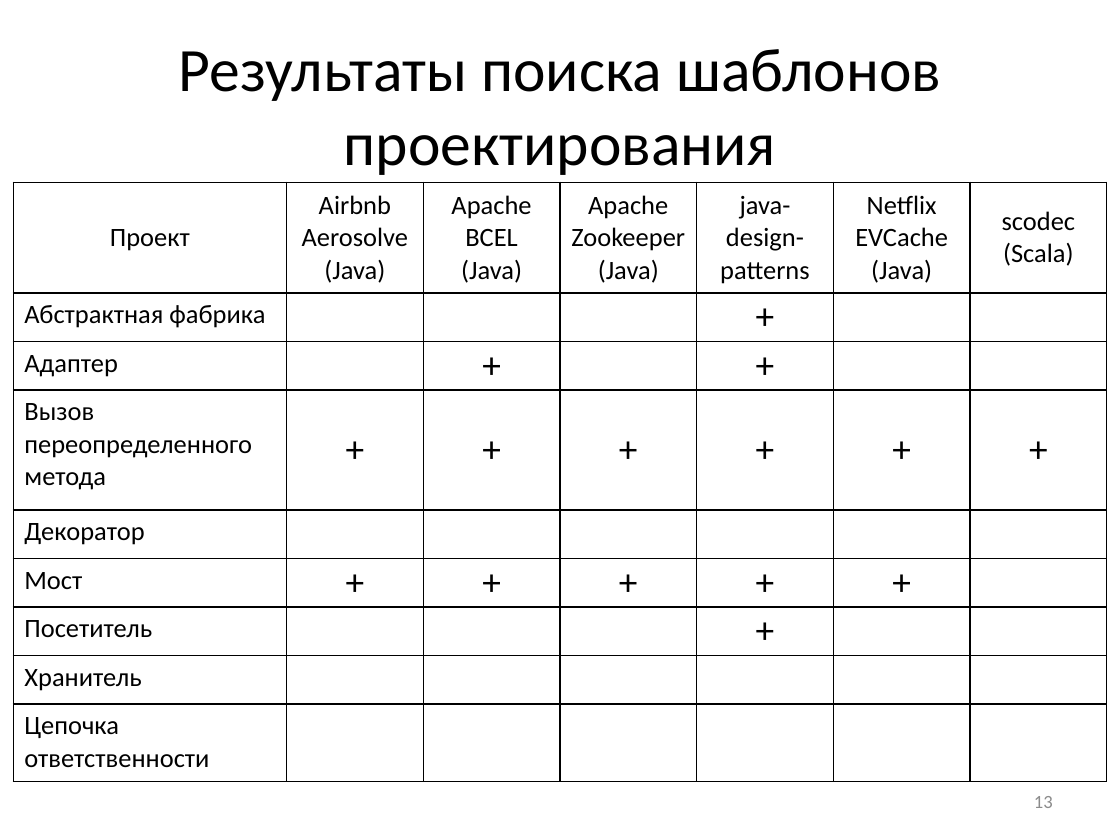
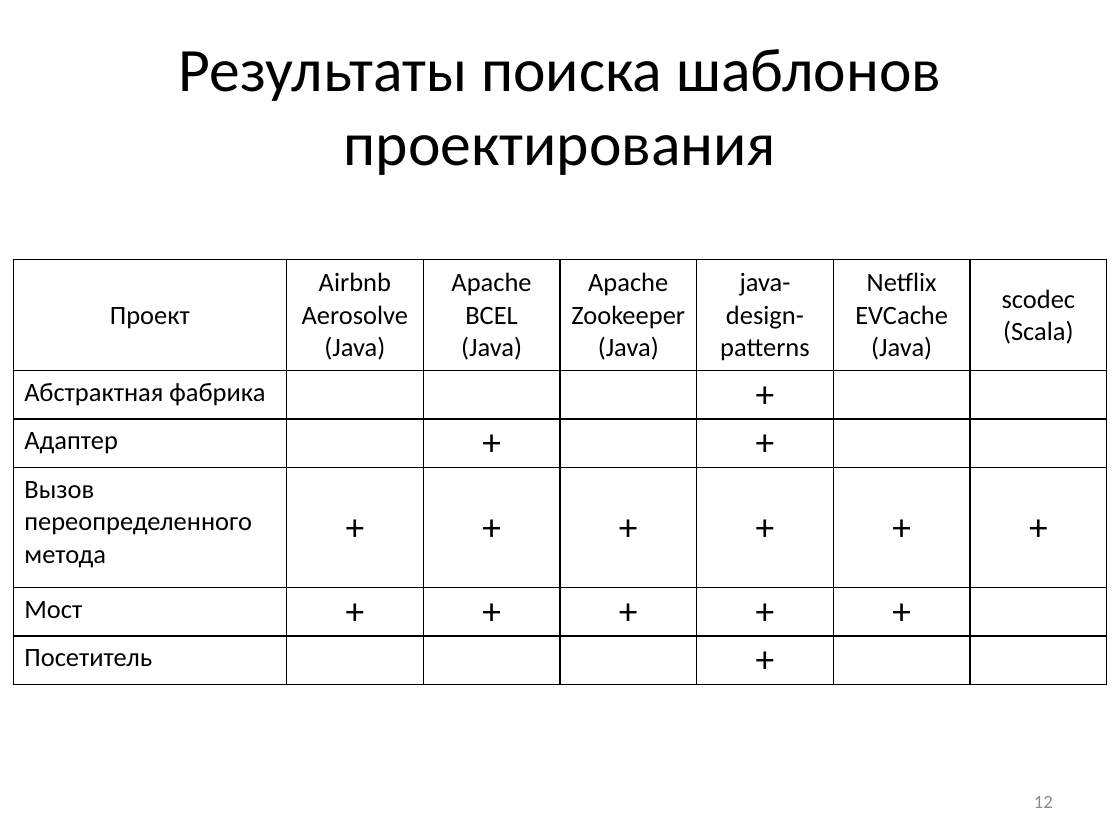
Before and after one commit to elsid/master, a slide deck: slide 12 of defence/presentation.pptx (slide 13 before the commit). Drawn at 1120x840 pixels with LibreOffice and Linux fonts; fonts in the diff are those of the drawing. Boxes give left, top, right and bottom in pixels: in the first picture for what was removed or moved away, otherwise in the second. Text is boxed around its words. In the diff, an @@ line names an element or a change of style, - is before the commit and + after.

```diff
--- a/defence/presentation.pptx
+++ b/defence/presentation.pptx
@@ table at (x1=13, y1=260, x2=1107, y2=684) @@
-row 5: Декоратор |  |  |  |  |  | 
-row 8: Хранитель |  |  |  |  |  | 
-row 9: Цепочка ответственности |  |  |  |  |  | 
@@ table resized from (x1=13, y1=183, x2=1107, y2=782) to (x1=13, y1=260, x2=1107, y2=684) @@
@@ page number at (x1=1034, y1=796, x2=1053, y2=808): text changed @@
-13
+12
```
Also in this commit, not shown: 3 other slides changed, 1 slide added, 2 slides removed, 1 other file.
